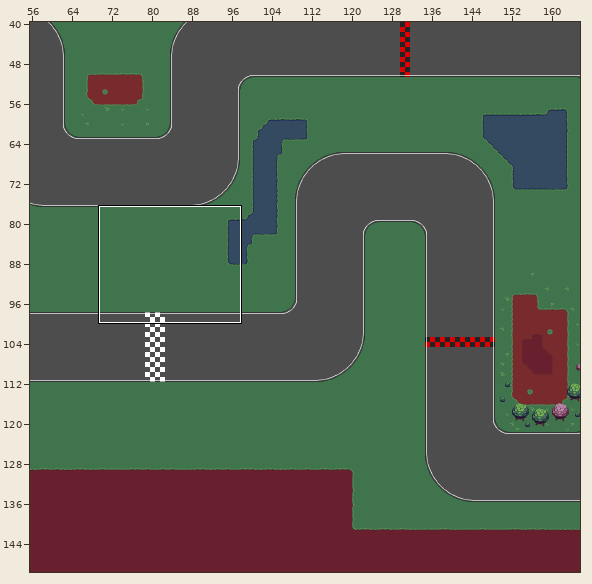
One commit to this Tiled map: game/Maps/course1.tmx. The first picture is a wide view before the edit; the outline marks the close-up.
Close-up. Old version:
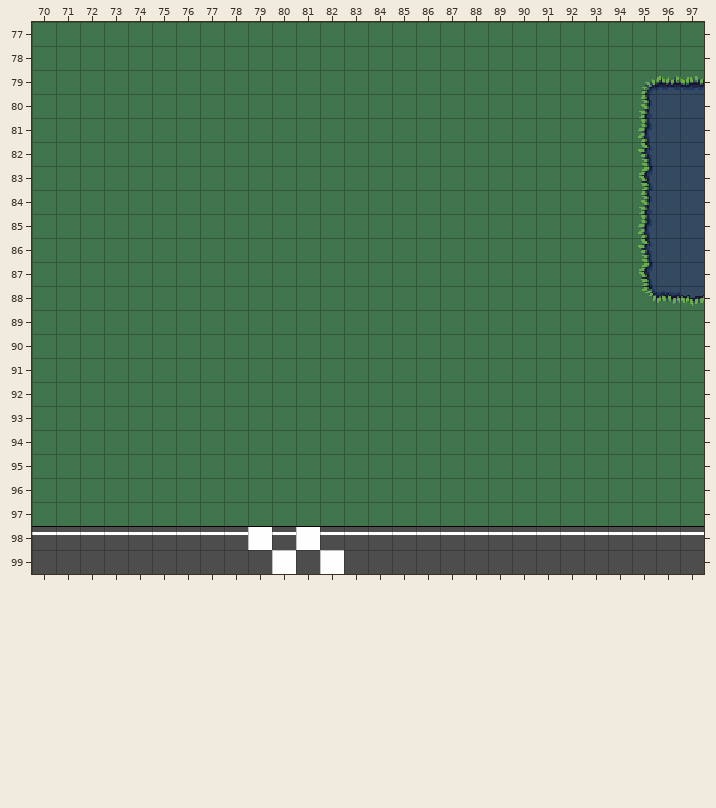
Cells are 16x16 px. Shown: x 70..97, y 77..99.
Now the later version:
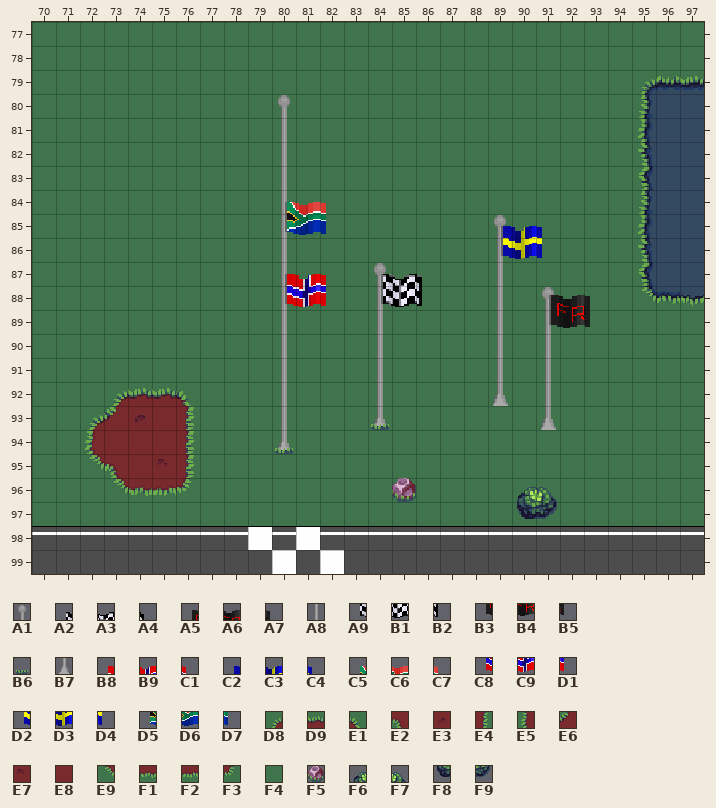
Key: from "stadium": A1 11, A2 12, A3 13, A4 14, A5 15, A6 16, A7 17, A8 61, A9 62, B1 63, B2 64, B3 65, B4 66, B5 67, B6 110, B7 111, B8 112, B9 113, C1 114, C2 115, C3 116, C4 117, C5 118, C6 119, C7 120, C8 162, C9 163, D1 164, D2 165, D3 166, D4 167, D5 168, D6 169, D7 170; from "terrain": D8 0, D9 2, E1 5, E2 26, E3 27, E4 29, E5 48, E6 50, E7 51, E8 100, E9 120, F1 123, F2 124, F3 125, F4 150, F5 167, F6 259, F7 260, F8 283, F9 284.
__ is an empty cell, .. an unchanged one.
Tiles of an added or newly shown layer are drawn over the layers below it.
Change:
--- layer "background"
@@ x 72..76 @@
- 92 .. F4 F4 F4 F4
- 93 F4 F4 F4 F4 F4
- 94 F4 F4 F4 F4 F4
- 95 F4 F4 F4 F4 F4
- 96 .. F4 F4 F4 F4
+ 92 .. D8 D9 D9 E1
+ 93 D8 E6 E3 E8 E4
+ 94 E5 E8 E8 E8 E4
+ 95 E9 E2 E8 E7 E4
+ 96 .. E9 F1 F2 F3
--- layer "props"
@@ x 80..91 @@
- 80 __ .. .. .. .. .. .. .. .. .. .. ..
- 81 __ .. .. .. .. .. .. .. .. .. .. ..
- 82 __ .. .. .. .. .. .. .. .. .. .. ..
- 83 __ .. .. .. .. .. .. .. .. .. .. ..
- 84 __ .. .. .. .. .. .. .. .. .. .. ..
- 85 __ .. .. .. .. .. .. .. .. __ .. ..
- 86 __ .. .. .. .. .. .. .. .. __ .. ..
- 87 __ .. .. .. __ .. .. .. .. __ .. ..
- 88 __ .. .. .. __ .. .. .. .. __ .. __
- 89 __ .. .. .. .. .. .. .. .. __ .. __
- 90 __ .. .. .. .. .. .. .. .. __ .. __
- 91 __ .. .. .. .. .. .. .. .. __ .. __
- 92 __ .. .. .. .. .. .. .. .. __ .. __
- 93 __ .. .. .. __ .. .. .. .. .. .. __
- 94 __ .. .. .. .. .. .. .. .. .. .. ..
+ 80 A1 .. .. .. .. .. .. .. .. .. .. ..
+ 81 A8 .. .. .. .. .. .. .. .. .. .. ..
+ 82 A8 .. .. .. .. .. .. .. .. .. .. ..
+ 83 A8 .. .. .. .. .. .. .. .. .. .. ..
+ 84 A8 .. .. .. .. .. .. .. .. .. .. ..
+ 85 A8 .. .. .. .. .. .. .. .. A1 .. ..
+ 86 A8 .. .. .. .. .. .. .. .. A8 .. ..
+ 87 A8 .. .. .. A1 .. .. .. .. A8 .. ..
+ 88 A8 .. .. .. A8 .. .. .. .. A8 .. A1
+ 89 A8 .. .. .. .. .. .. .. .. A8 .. A8
+ 90 A8 .. .. .. .. .. .. .. .. A8 .. A8
+ 91 A8 .. .. .. .. .. .. .. .. A8 .. A8
+ 92 A8 .. .. .. .. .. .. .. .. B7 .. A8
+ 93 A8 .. .. .. B7 .. .. .. .. .. .. B7
+ 94 B7 .. .. .. .. .. .. .. .. .. .. ..
@@ x 85..91 @@
- 96 __ .. .. .. .. __ __
- 97 .. .. .. .. .. __ __
+ 96 F5 .. .. .. .. F6 F7
+ 97 .. .. .. .. .. F8 F9
--- layer "decoration" (added)
@@ x 80..80 @@
- 80 __
- 81 __
+ 80 A1
+ 81 A8
@@ x 80..93 @@
- 84 __ __ __ .. .. .. .. .. .. .. .. .. .. ..
- 85 __ __ __ .. .. .. .. .. .. __ __ __ .. ..
- 86 .. .. .. .. .. .. .. .. .. __ __ __ .. ..
- 87 __ __ __ .. __ __ __ .. .. .. .. .. .. ..
- 88 __ __ __ .. __ __ __ .. .. .. .. __ __ __
- 89 .. .. .. .. __ .. .. .. .. .. .. __ __ __
- 90 .. .. .. .. __ .. .. .. .. .. .. .. .. ..
- 91 .. .. .. .. __ .. .. .. .. .. .. .. .. ..
- 92 .. .. .. .. __ .. .. .. .. .. .. .. .. ..
- 93 .. .. .. .. __ .. .. .. .. .. .. .. .. ..
- 94 __ .. .. .. .. .. .. .. .. .. .. .. .. ..
+ 84 C5 C6 C7 .. .. .. .. .. .. .. .. .. .. ..
+ 85 D5 D6 D7 .. .. .. .. .. .. C2 C3 C4 .. ..
+ 86 .. .. .. .. .. .. .. .. .. D2 D3 D4 .. ..
+ 87 B8 B9 C1 .. A2 A3 A4 .. .. .. .. .. .. ..
+ 88 C8 C9 D1 .. A9 B1 B2 .. .. .. .. A5 A6 A7
+ 89 .. .. .. .. A8 .. .. .. .. .. .. B3 B4 B5
+ 90 .. .. .. .. A8 .. .. .. .. .. .. .. .. ..
+ 91 .. .. .. .. A8 .. .. .. .. .. .. .. .. ..
+ 92 .. .. .. .. A8 .. .. .. .. .. .. .. .. ..
+ 93 .. .. .. .. B6 .. .. .. .. .. .. .. .. ..
+ 94 B6 .. .. .. .. .. .. .. .. .. .. .. .. ..
